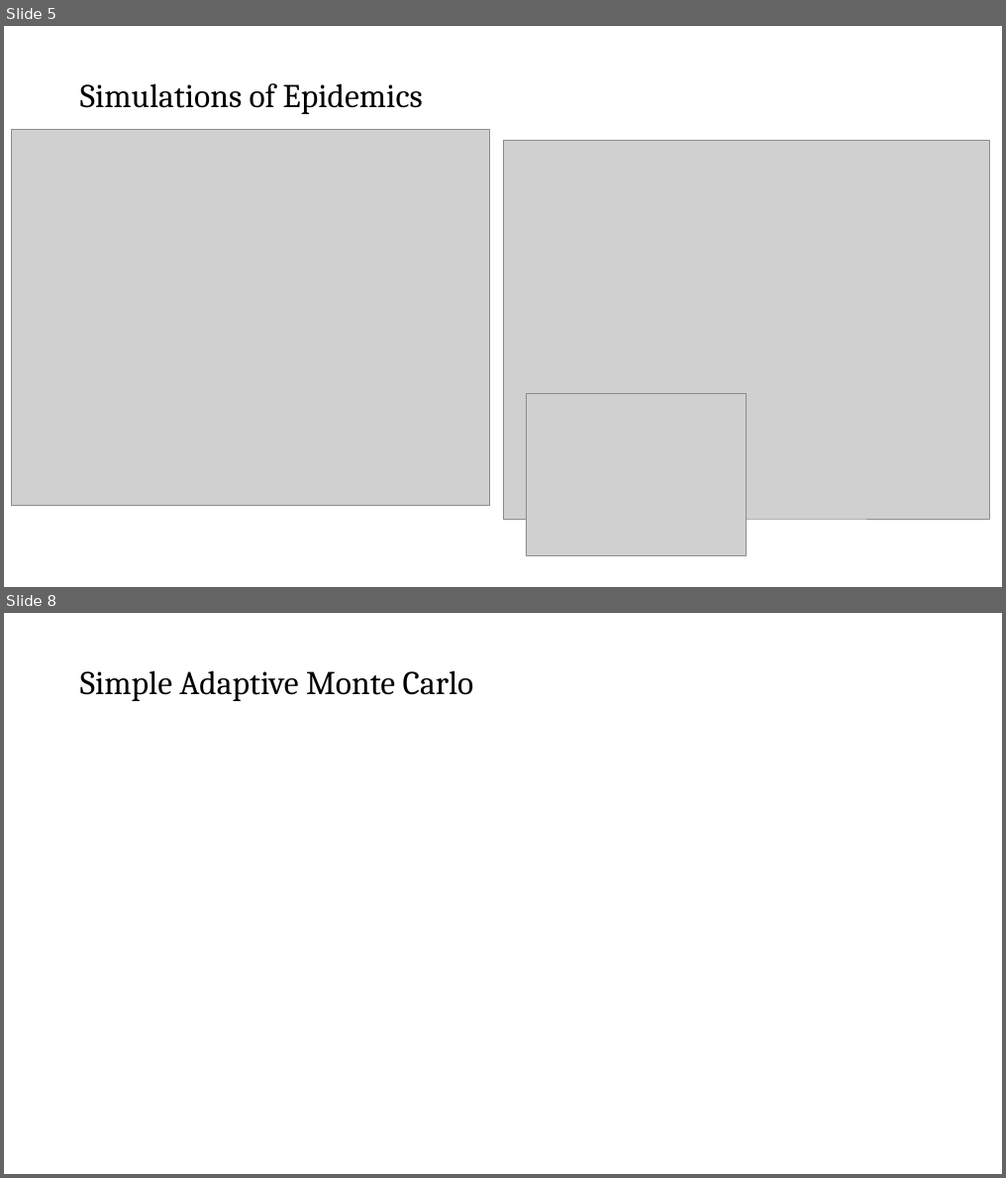
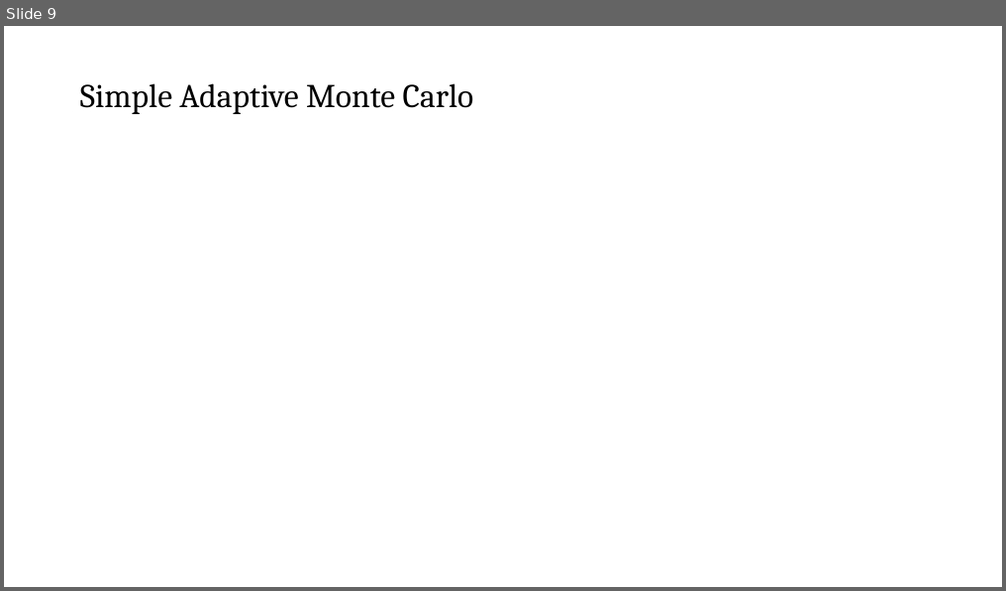
Before and after one commit to hanmacrad2/epidemic_modelling, a slide deck: Mathematical_Models/cdt_presentation_thurs_july_8th.pptx. Shown one above the other, each under a label of ours: slides 5 and 8 before the commit, slide 9 after it; the slides between them are not shown. The pictures are 1006x1178 and 1006x591 pixels, drawn with LibreOffice and Linux fonts; fonts in the diff are those of the drawing; grey boxes stand for pictures. Boxes give left, top, right and bottom in pixels: in the first picture for what was removed or moved away, otherwise in the second. Text is boxed around its words. In the diff, an @@ line names an element or a change of style, - is before the commit and + after.

```diff
--- a/Mathematical_Models/cdt_presentation_thurs_july_8th.pptx
+++ b/Mathematical_Models/cdt_presentation_thurs_july_8th.pptx
@@ slide 5 removed at (x1=4, y1=26, x2=1002, y2=587), background #FFFFFF @@
@@ title removed at (x1=80, y1=83, x2=423, y2=114) @@
-Simulations of Epidemics
@@ picture removed at (x1=12, y1=129, x2=490, y2=505) @@
@@ picture removed at (x1=503, y1=141, x2=991, y2=519) @@
@@ picture removed at (x1=526, y1=393, x2=746, y2=556) @@
@@ what was slide 8 is now slide 9 @@
```
Also in this commit, not shown: 8 slides changed, 3 slides added, 1 other slide removed, 3 other files.
